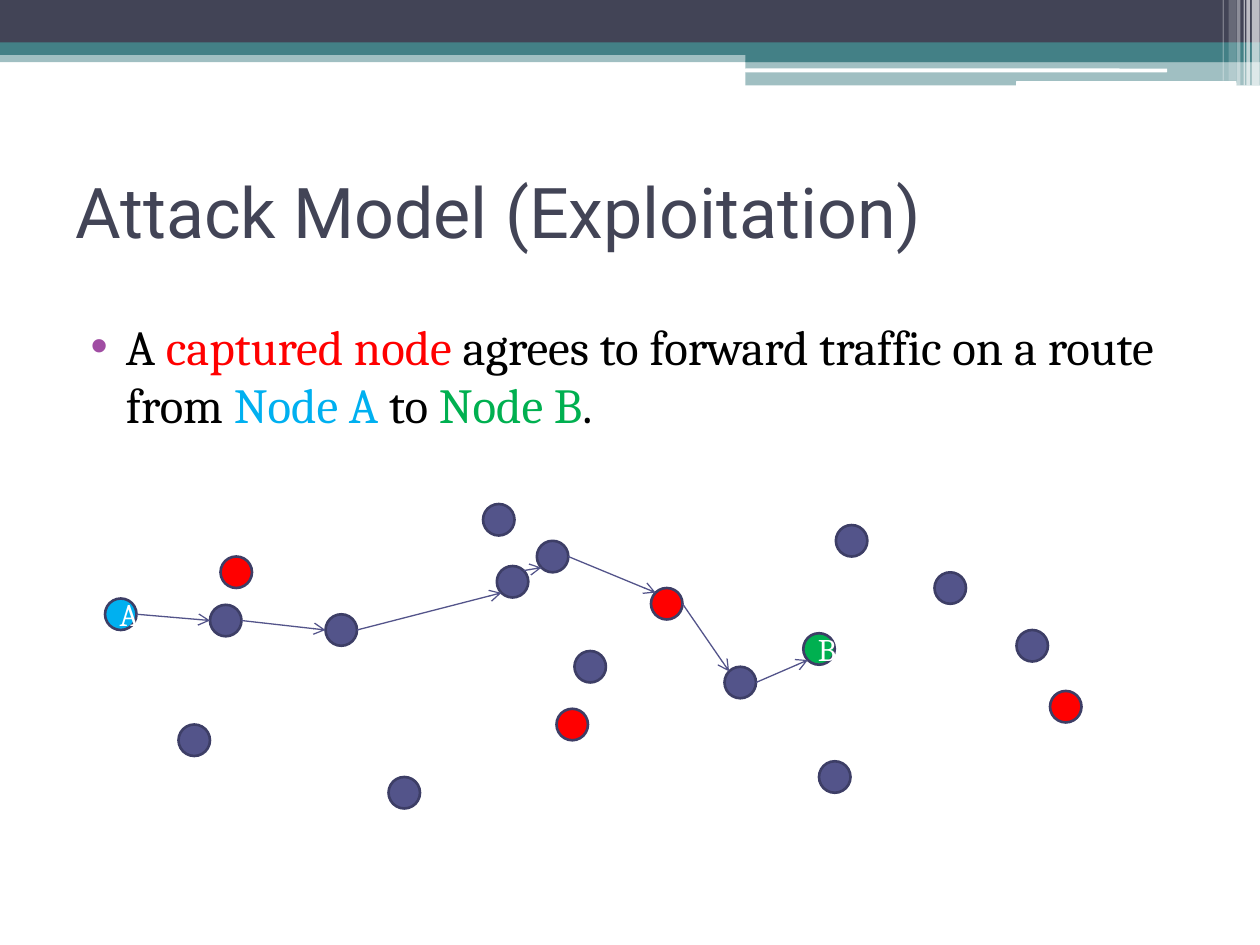
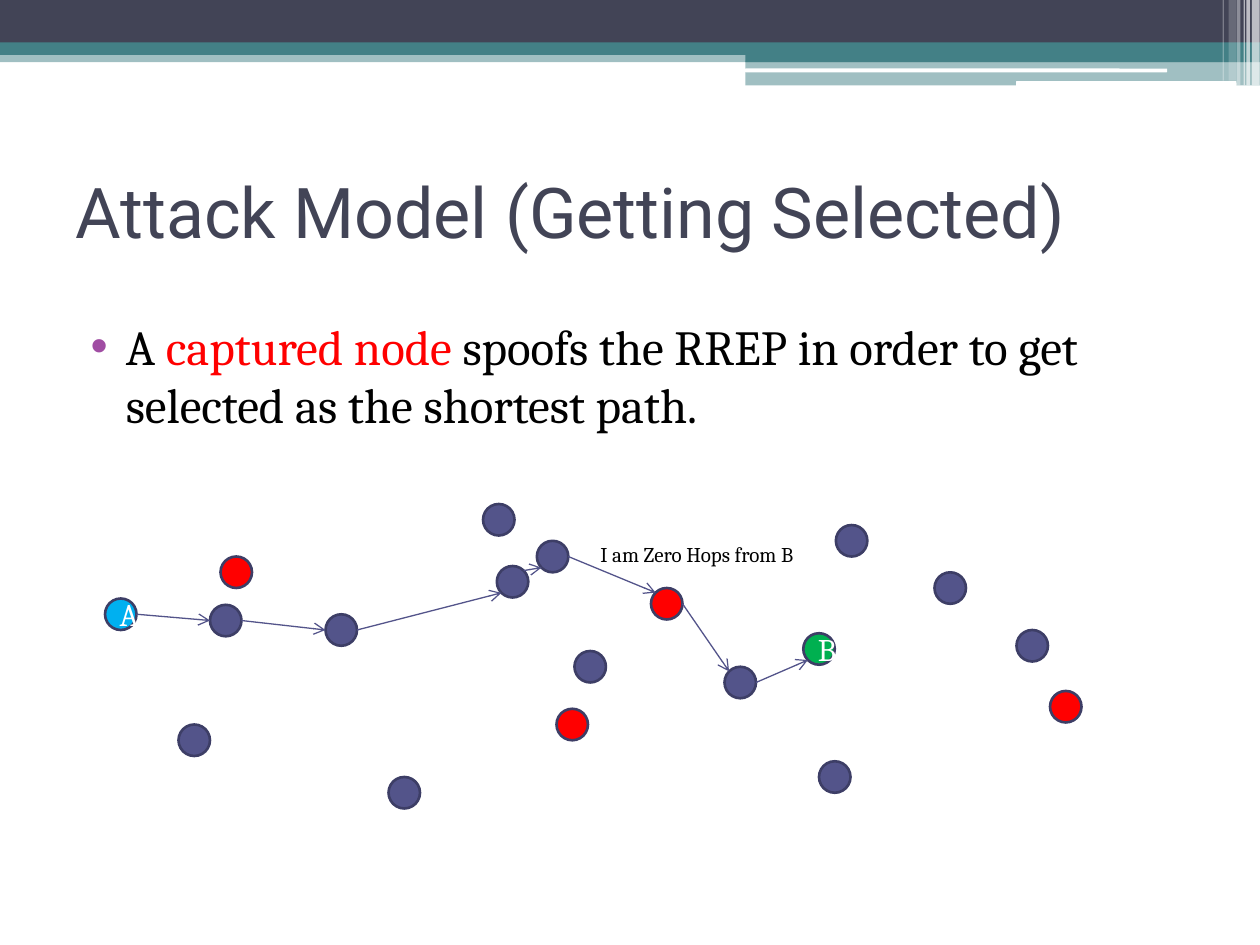
Before and after one commit to gdr34b/netsecproject, a slide deck: slide 8 of idea_presentation/idea_presentation.pptx. Drawn at 1260x945 pixels with LibreOffice and Linux fonts; fonts in the diff are those of the drawing. Boxes give left, top, right and bottom in pixels: in the first picture for what was removed or moved away, otherwise in the second. Text is boxed around its words. In the diff, an @@ line names an element or a change of style, - is before the commit and + after.

```diff
--- a/idea_presentation/idea_presentation.pptx
+++ b/idea_presentation/idea_presentation.pptx
@@ title at (x1=75, y1=182, x2=1065, y2=254): text changed @@
-Attack Model (Exploitation)
+Attack Model (Getting Selected)
@@ text at (x1=126, y1=330, x2=1078, y2=434): text changed @@
-• A captured node agrees to forward traffic on a route from Node A to Node B.
+• A captured node spoofs the RREP in order to get selected as the shortest path.
@@ text added at (x1=600, y1=547, x2=793, y2=567), 12 pt, text #000000 @@
+I am Zero Hops from B
```
Also in this commit, not shown: 1 slide added, 1 other file.
